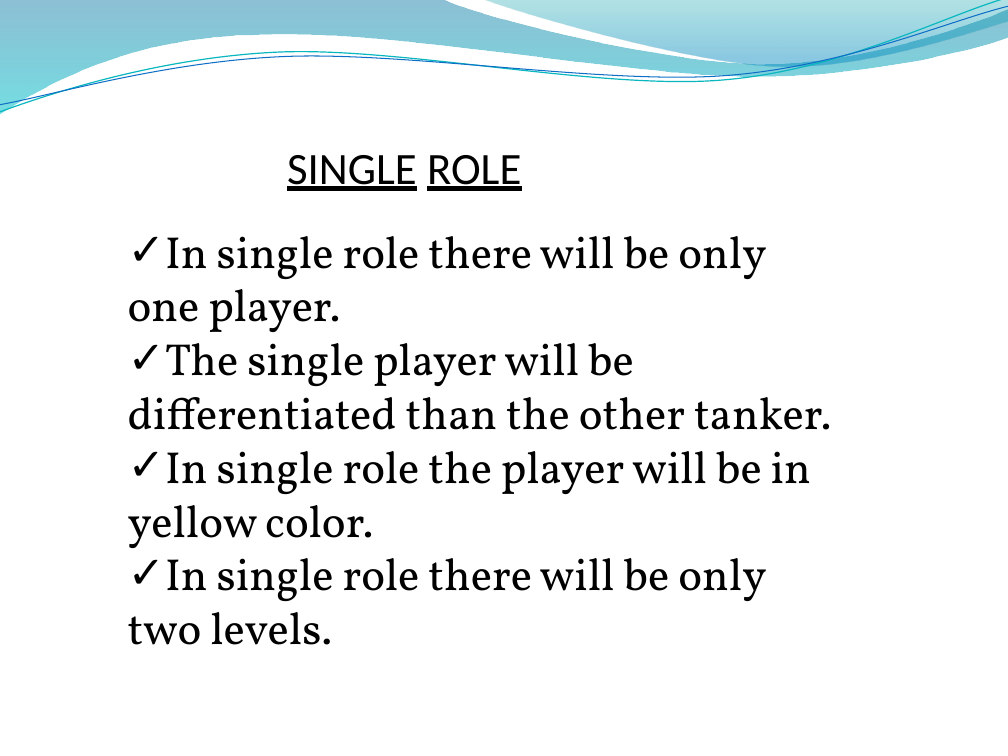
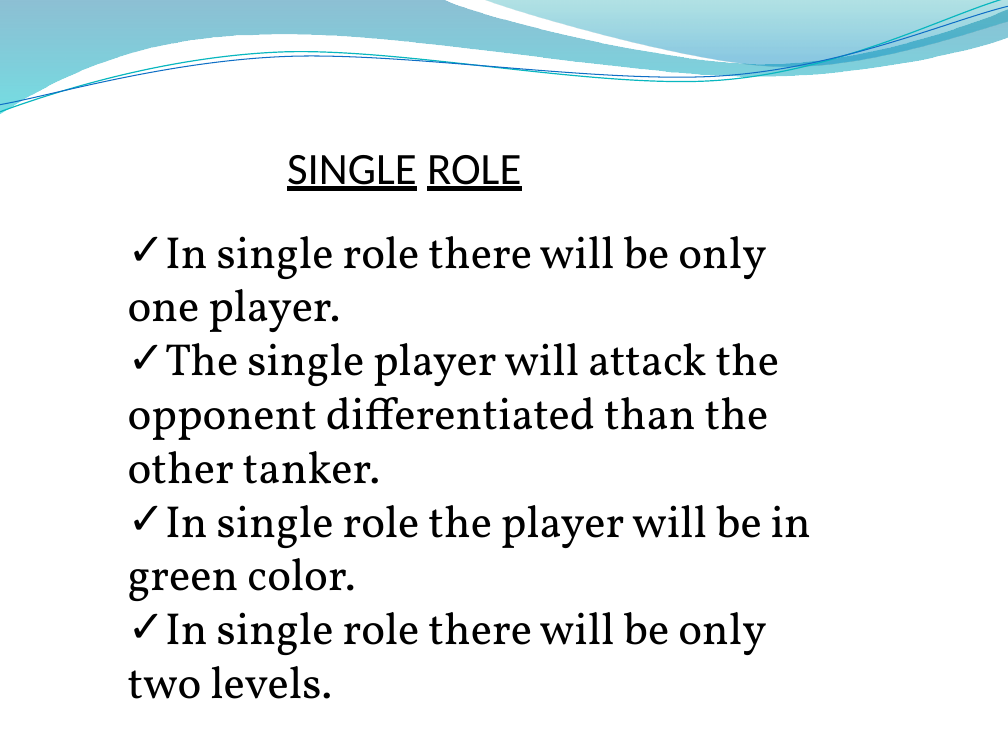
Before and after one commit to samuvelsam/battle-tank, a slide deck: slide 11 of Team26.pptx. Drawn at 1008x756 pixels with LibreOffice and Linux fonts; fonts in the diff are those of the drawing; background and template pictures are left out. Boxes give left, top, right and bottom in pixels: in the first picture for what was removed or moved away, otherwise in the second. Text is boxed around its words. In the diff, an @@ line names an element or a change of style, - is before the commit and + after.

```diff
--- a/Team26.pptx
+++ b/Team26.pptx
@@ text at [128,343,811,601]: text changed @@
-✓ The single player will be differentiated than the other tanker.
-✓ In single role the player will be in yellow color.
+✓ The single player will attack the opponent differentiated than the other tanker.
+✓ In single role the player will be in green color.
```
Also in this commit, not shown: 2 other slides changed.
